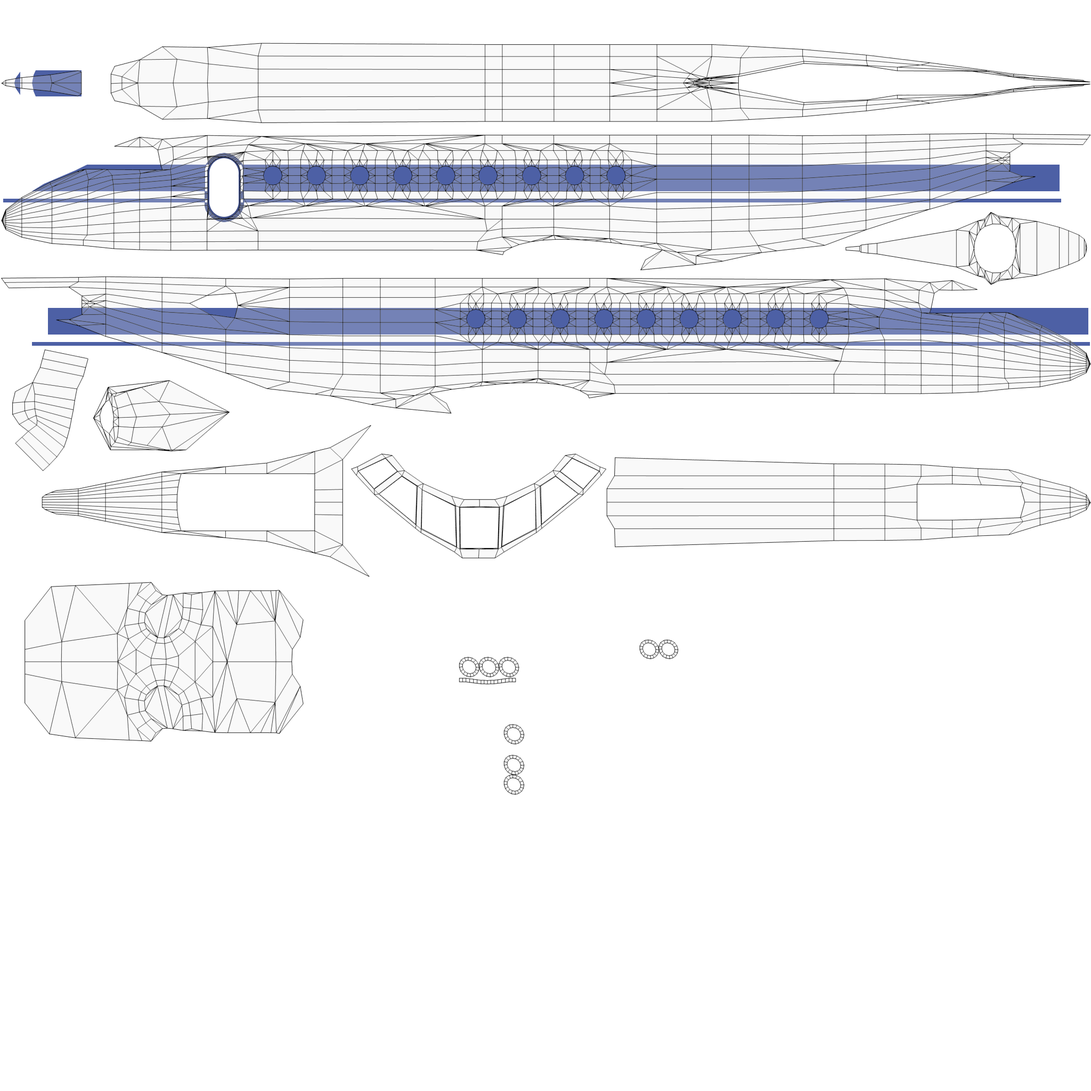
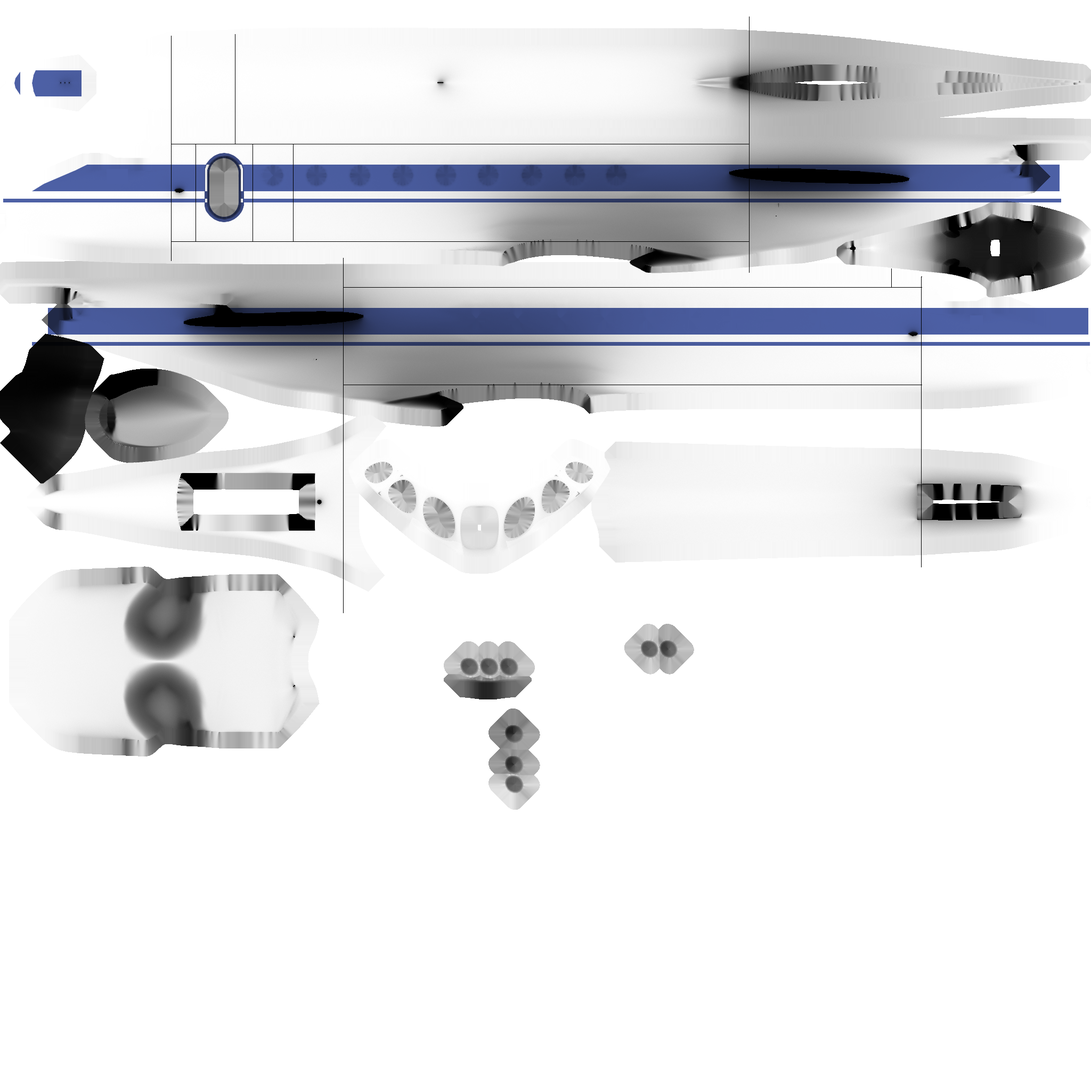
Layers edited between the first and the second (1091, 1091) image:
hid "exterior_1.png" over (x1=1, y1=42, x2=1091, y2=796)
renamed "Фон#2" to "exterior_ao.png", painted on it over (x1=0, y1=27, x2=1091, y2=811)
added layer "Расшивка" above "Закраска носа" over (x1=171, y1=16, x2=923, y2=614)
renamed "Фон#1" to "Закраска носа", moved it above "Новый слой#1", painted on it over (x1=14, y1=70, x2=82, y2=97)
